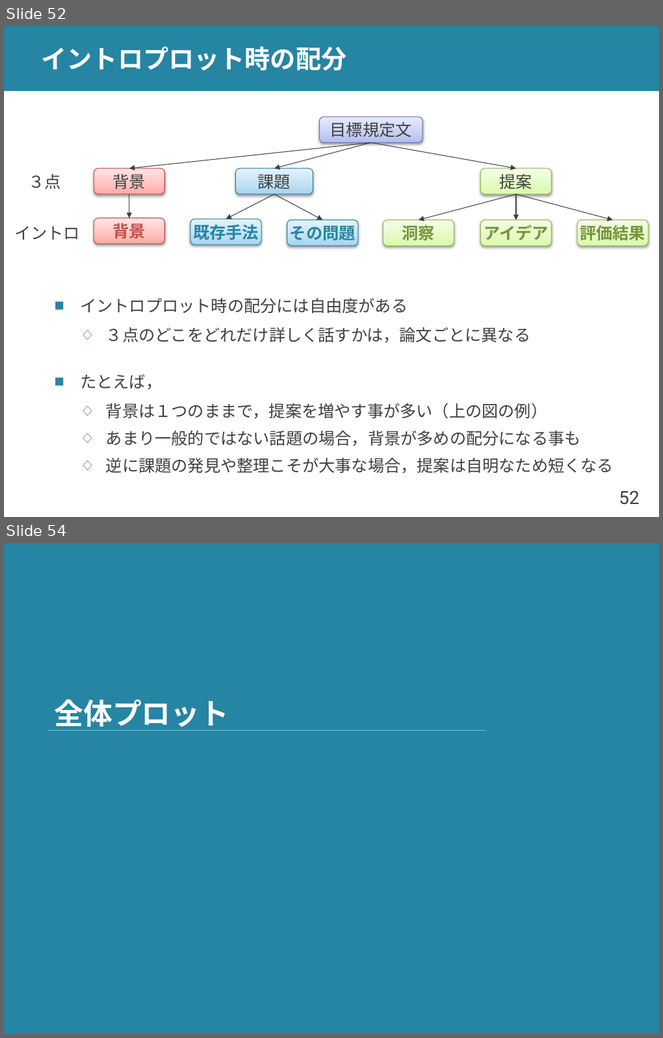
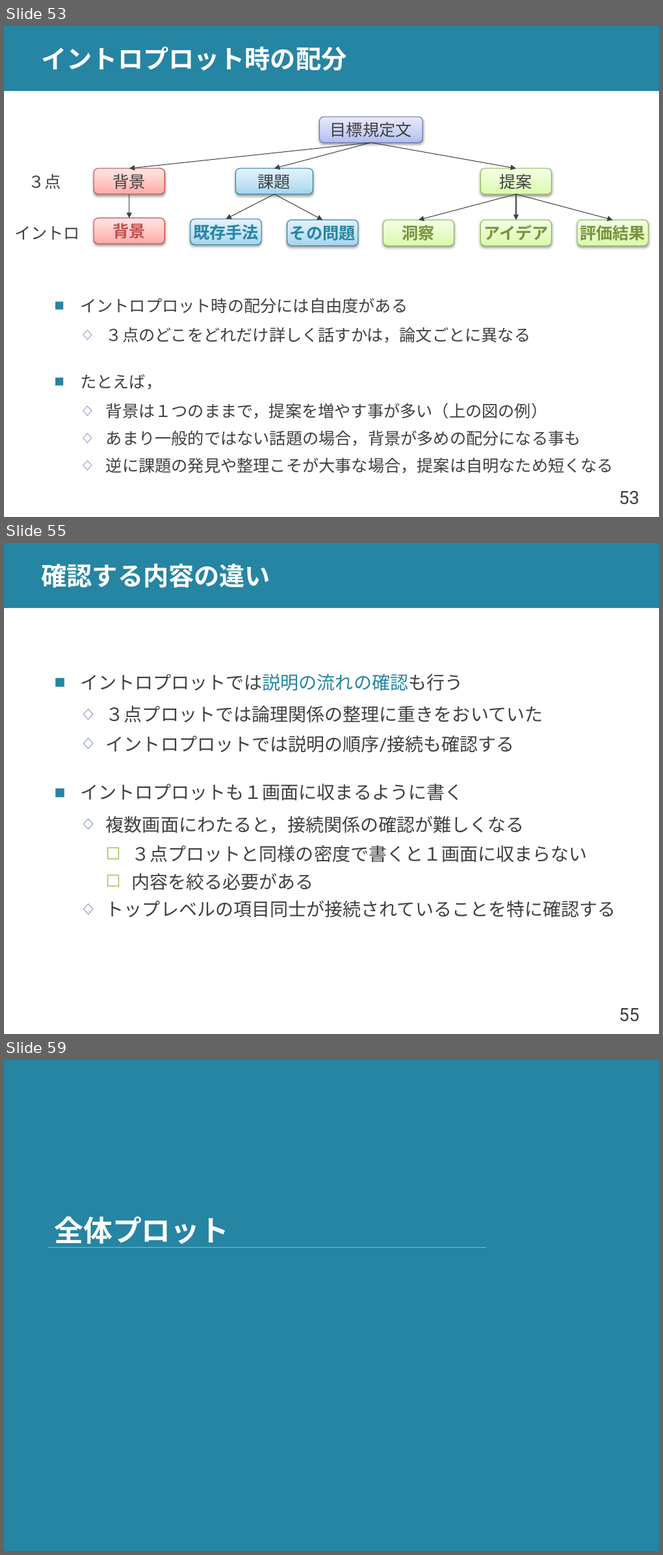
Before and after one commit to shioya-lab/how-to, a slide deck: plot.pptx. Shown one above the other, each under a label of ours: slides 52 and 54 before the commit, slides 53, 55 and 59 after it; the slides between them are not shown. The pictures are 663x1038 and 663x1555 pixels, drawn with LibreOffice and Linux fonts; fonts in the diff are those of the drawing. Boxes give left, top, right and bottom in pixels: in the first picture for what was removed or moved away, otherwise in the second. Text is boxed around its words. In the diff, an @@ line names an element or a change of style, - is before the commit and + after.

Commit message:
plot を v16 に
イントロプロットを書き換え

```diff
--- a/plot.pptx
+++ b/plot.pptx
@@ slide 55 added at [4,543,659,1034], background #FFFFFF; not listed: 2 template elements that a slide beside it also shows @@
@@ title added at [42,563,270,588], 28 pt, text #FFFFFF, bold @@
+確認する内容の違い
@@ text added at [80,674,616,918], 20 pt, text #404040 @@
+■ イントロプロットでは説明の流れの確認も行う
+  ◇ ３点プロットでは論理関係の整理に重きをおいていた
+  ◇ イントロプロットでは説明の順序/接続も確認する
+■ イントロプロットも１画面に収まるように書く
+  ◇ 複数画面にわたると，接続関係の確認が難しくなる
+    ☐ ３点プロットと同様の密度で書くと１画面に収まらない
+    ☐ 内容を絞る必要がある
+  ◇ トップレベルの項目同士が接続されていることを特に確認する
@@ what was slide 52 is now slide 53 @@
@@ page number at [619,491,639,505]: text changed @@
-52
+53
@@ what was slide 54 is now slide 59 @@
```
Also in this commit, not shown: 4 slides changed, 4 other slides added, 1 other file.
